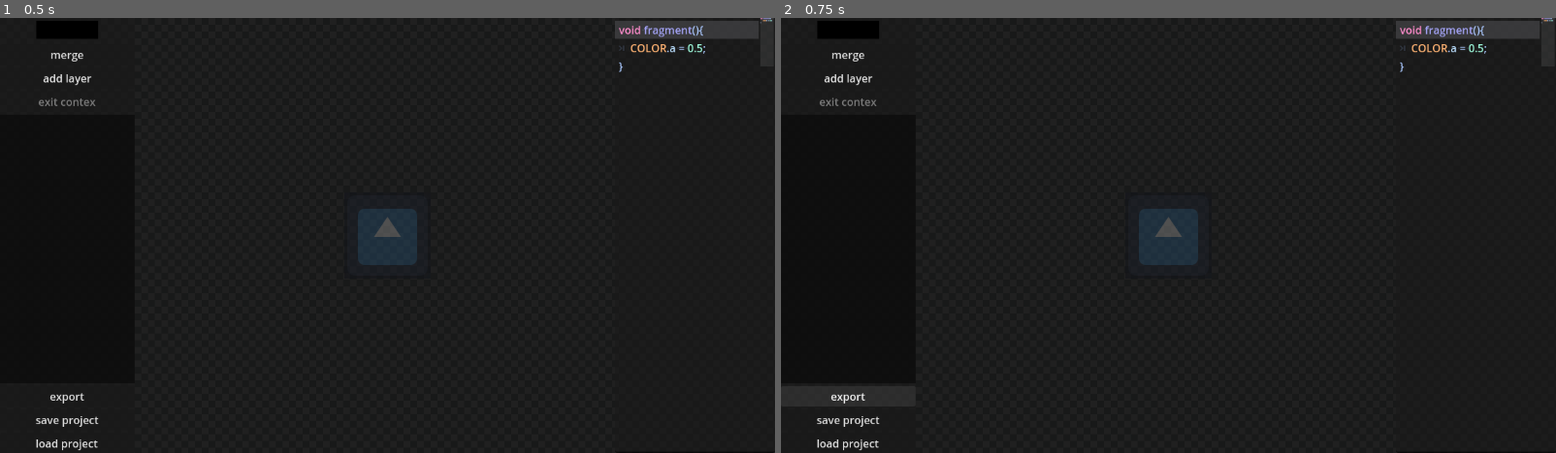
Above: before the commit, frames 1-2 (left to right).
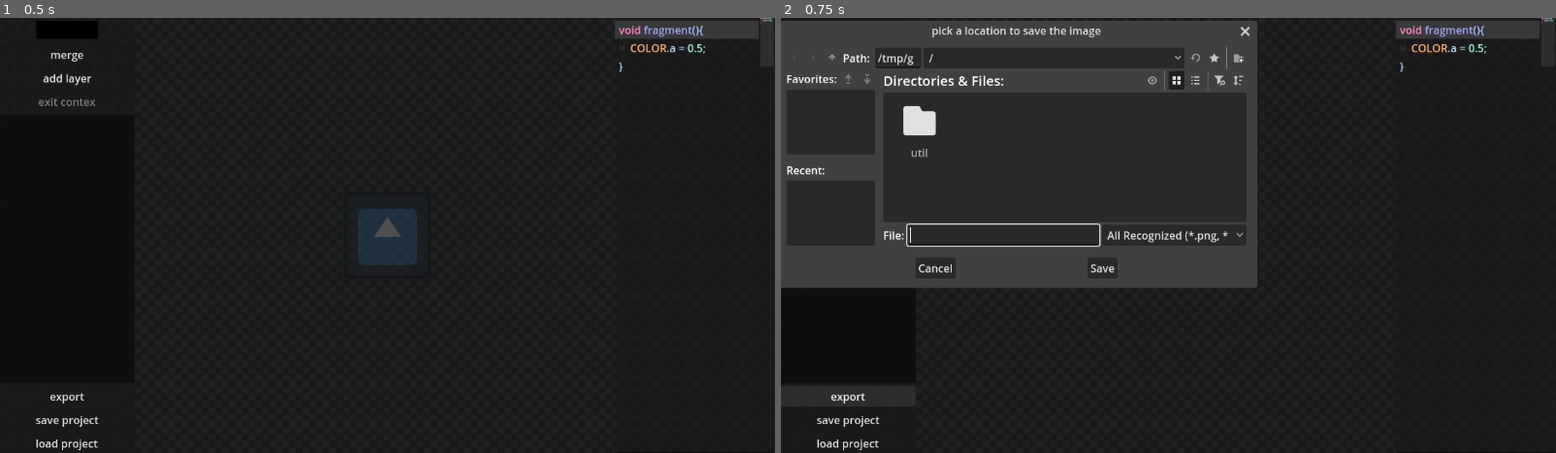
Above: after the commit, the same moments.

Repository: mable-yeah/effectinator
Game: Godot game, scene res://main.tscn
Two runs of this game, one before a commit and one after it. Both use one fixed random seed, a clock stepped at 60 frames per second and the inputs below. The engine's default icon, where the game draws it, is replaced by a stand-in: a white triangle on a blue panel in a dark square.
Inputs:
- Up to frame 1 (0.5 s): no input
- Up to frame 2 (0.75 s): click "export" at 0.5 s

Frame 1 is identical in both runs. In frame 2, 20% of the frame differs, in the area x 0-62%, y 0-63%.
Error in both runs: Cannot call method 'shader_create_from_spirv' on a null value. (res://util/alpha_fix.gd:9)

Commit message:
memoree leak
it was the FileDialog's

Diff:
--- a/main.tscn
+++ b/main.tscn
@@ -437,7 +437,7 @@
 
 [node name="layer_list" type="VBoxContainer" parent="Control/Panel/VBoxContainer/sub scroll"]
 unique_name_in_owner = true
-custom_minimum_size = Vector2(200, 200)
+custom_minimum_size = Vector2(200, 0)
 layout_mode = 2
 size_flags_horizontal = 6
 
--- a/main_scene.gd
+++ b/main_scene.gd
@@ -35,9 +35,24 @@
 
 
 
+
+func get_dialog() -> FileDialog:
+	var dialog = FileDialog.new()
+	add_child(dialog)
+	dialog.use_native_dialog = true
+
+	dialog.close_requested.connect(
+		func(): dialog.call_deferred("queue_free")
+	)
+	dialog.canceled.connect(
+		func(): dialog.call_deferred("queue_free")
+	)
+	return dialog
+
+
+
 func export_dialog():
-	var dialog = FileDialog.new()
-	dialog.use_native_dialog = true
+	var dialog = get_dialog()
 	dialog.title = 'pick a location to save the image'
 	dialog.access = FileDialog.ACCESS_FILESYSTEM
 
@@ -50,13 +65,13 @@
 	dialog.popup()
 	dialog.file_selected.connect(
 		func(path):
+			dialog.call_deferred("queue_free")
 			save_image(path)
 	)
 
 
 func project_save_dialog(data:String):
-	var dialog = FileDialog.new()
-	dialog.use_native_dialog = true
+	var dialog = get_dialog()
 	dialog.title = 'pick a location to save the project'
 	dialog.access = FileDialog.ACCESS_FILESYSTEM
 	dialog.file_mode = FileDialog.FILE_MODE_SAVE_FILE
@@ -65,9 +80,11 @@
 	dialog.popup()
 	dialog.file_selected.connect(
 		func(path):
+			dialog.call_deferred("queue_free")
 			var file = FileAccess.open(path,FileAccess.WRITE)
 			file.store_string(data) ; file.close()
 	)
+
 
 
 func format_project():
@@ -87,8 +104,7 @@
 	project_save_dialog(out)
 
 func load_project():
-	var dialog = FileDialog.new()
-	dialog.use_native_dialog = true
+	var dialog = get_dialog()
 	dialog.title = 'pick a .eff file'
 	dialog.access = FileDialog.ACCESS_FILESYSTEM
 	dialog.file_mode = FileDialog.FILE_MODE_OPEN_FILE
@@ -96,6 +112,7 @@
 	dialog.popup()
 	dialog.file_selected.connect(
 		func(path):
+			dialog.call_deferred("queue_free")
 			var file = FileAccess.open(path,FileAccess.READ)
 			if FileAccess.get_open_error() != OK:
 				print(error_string(FileAccess.get_open_error()))
@@ -126,8 +143,6 @@
 	)
 
 
-
-
 var supported_formats:Dictionary[String,format_container] = {
 	'png':format_container.new('load_png_from_buffer','save_png'),
 	'jpg':format_container.new('load_jpg_from_buffer','save_jpg')
